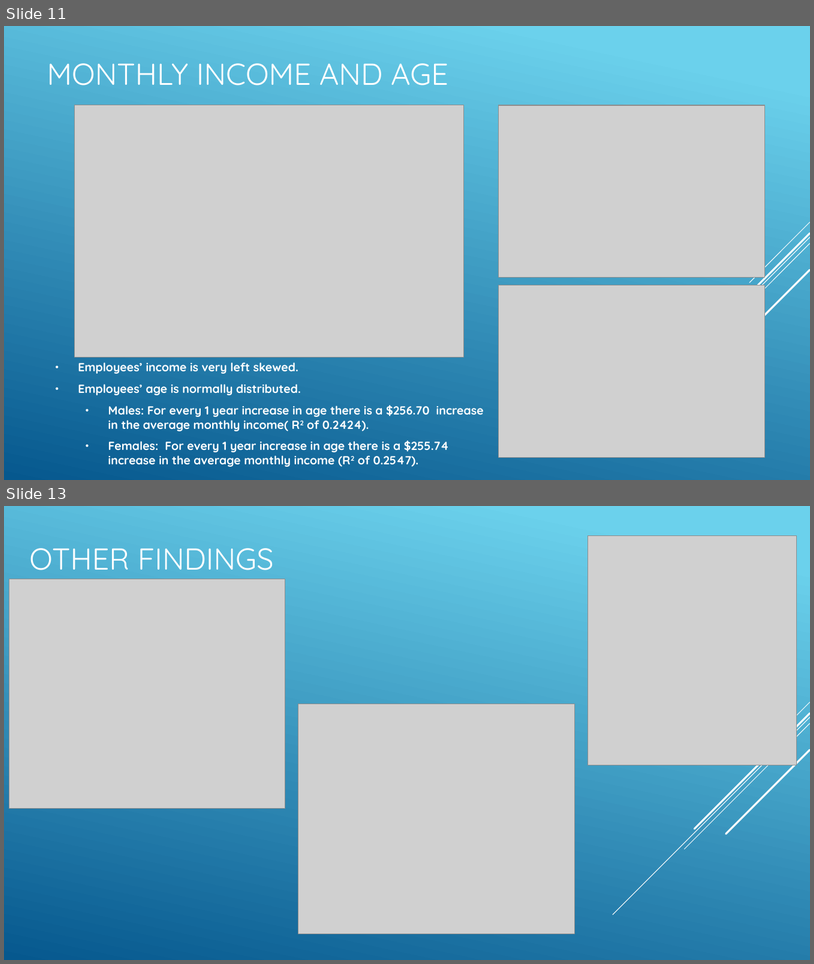
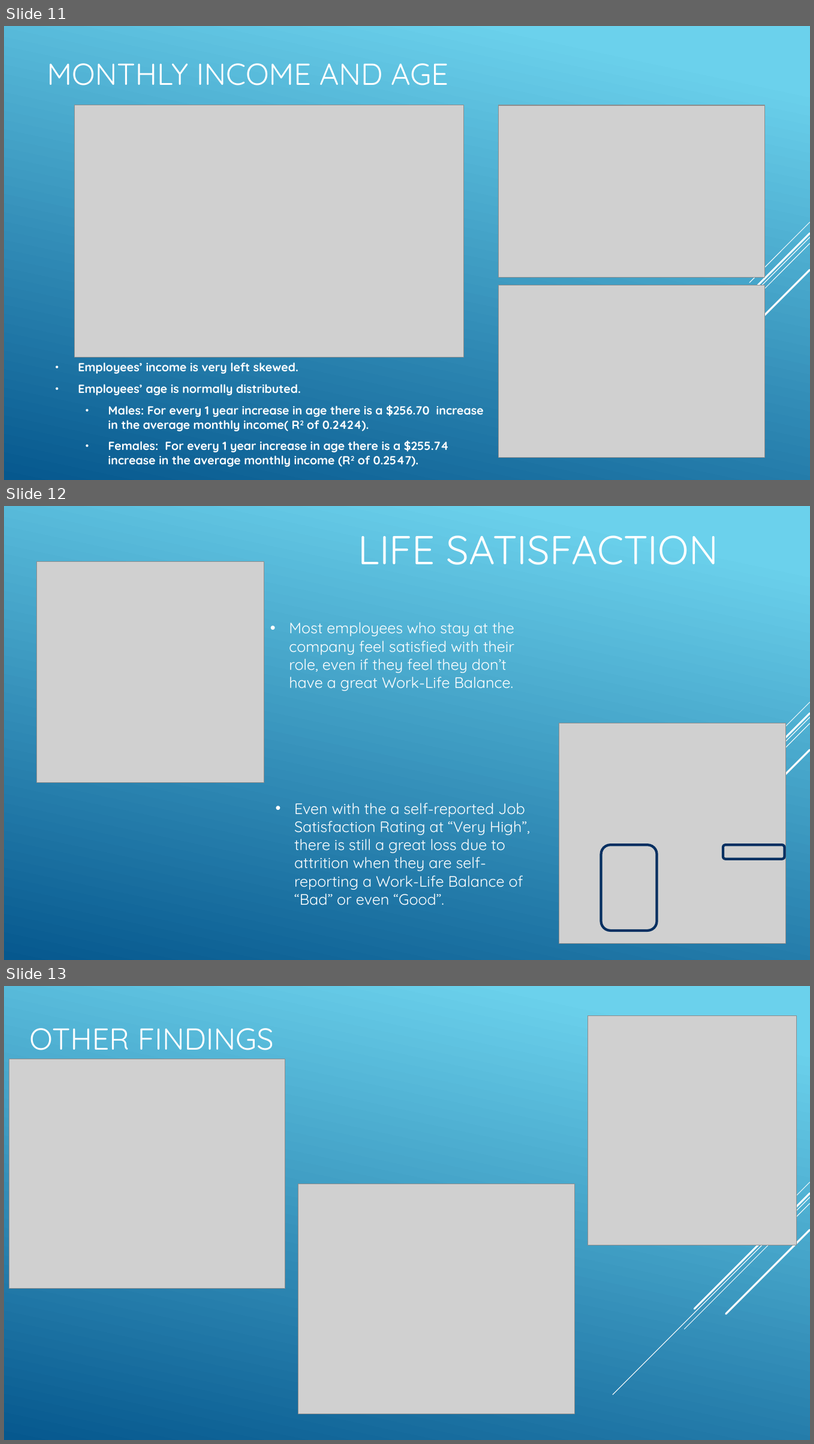
Before and after one commit to R-Chandna/MSDS6306_CaseStudy_2, a slide deck: Attrition_Case_Study_2_pptx_TAJAR_IP.pptx. Shown one above the other, each under a label of ours: slides 11 and 13 before the commit, slides 11, 12 and 13 after it; the slides between them are not shown. The pictures are 814x964 and 814x1444 pixels, drawn with LibreOffice and Linux fonts; fonts in the diff are those of the drawing; grey boxes stand for pictures. Boxes give left, top, right and bottom in pixels: in the first picture for what was removed or moved away, otherwise in the second. Text is boxed around its words. In the diff, an @@ line names an element or a change of style, - is before the commit and + after.

```diff
--- a/Attrition_Case_Study_2_pptx_TAJAR_IP.pptx
+++ b/Attrition_Case_Study_2_pptx_TAJAR_IP.pptx
@@ slide 12 added at (4, 506, 810, 960), background gradient #6ED2EB to #06588E; not listed: 5 template elements that a slide beside it also shows @@
@@ title added at (358, 535, 719, 565), 48 pt, text #FFFFFF @@
+LIFE SATISFACTION
@@ picture added at (36, 562, 264, 783) @@
@@ text added at (289, 622, 515, 691), 18 pt, text #FFFFFF @@
+• Most employees who stay at the company feel satisfied with their role, even if they feel they don’t have a great Work-Life Balance.
@@ picture added at (560, 723, 786, 943) @@
@@ text added at (294, 802, 530, 905), 18 pt, text #FFFFFF @@
+• Even with the a self-reported Job Satisfaction Rating at “Very High”, there is still a great loss due to attrition when they are self-reporting a Work-Life Balance of “Bad” or even “Good”.
@@ rounded rectangle added at (602, 845, 657, 931), outline #052F61 3 pt @@
@@ rounded rectangle added at (723, 845, 785, 859), outline #052F61 3 pt @@
```
Also in this commit, not shown: 2 slides changed, 1 slide removed, 1 other file.
